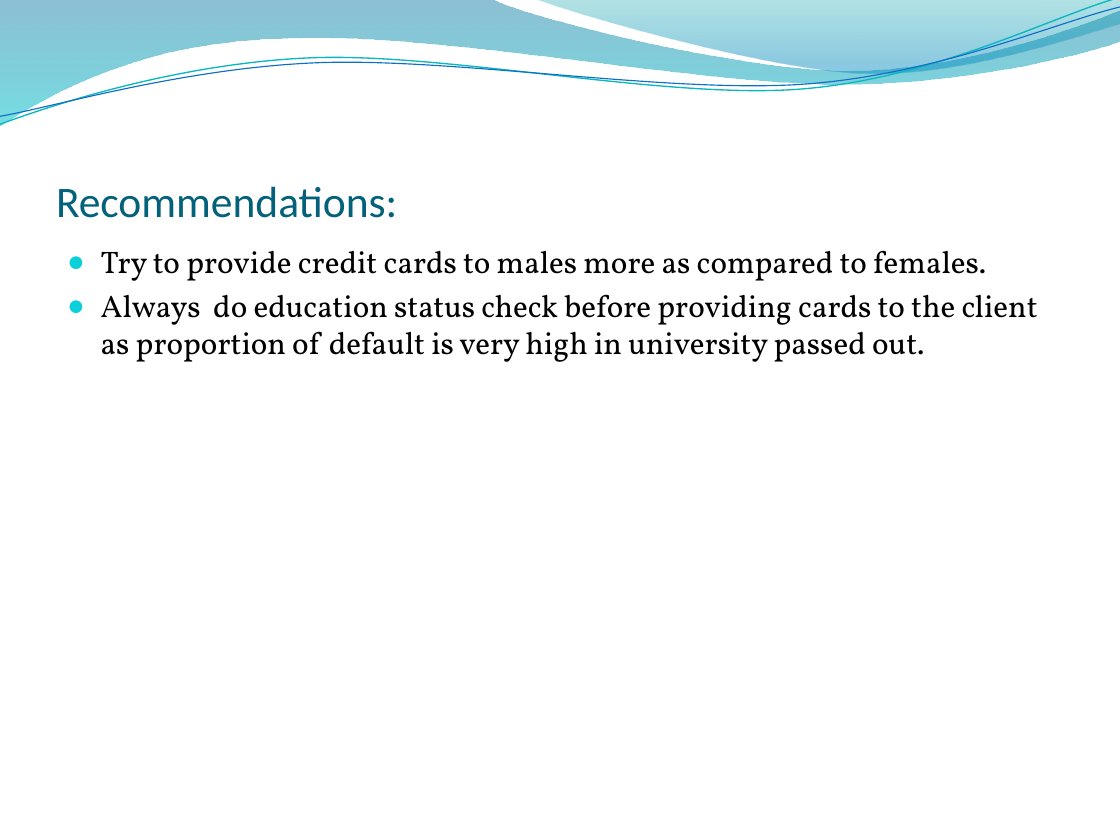
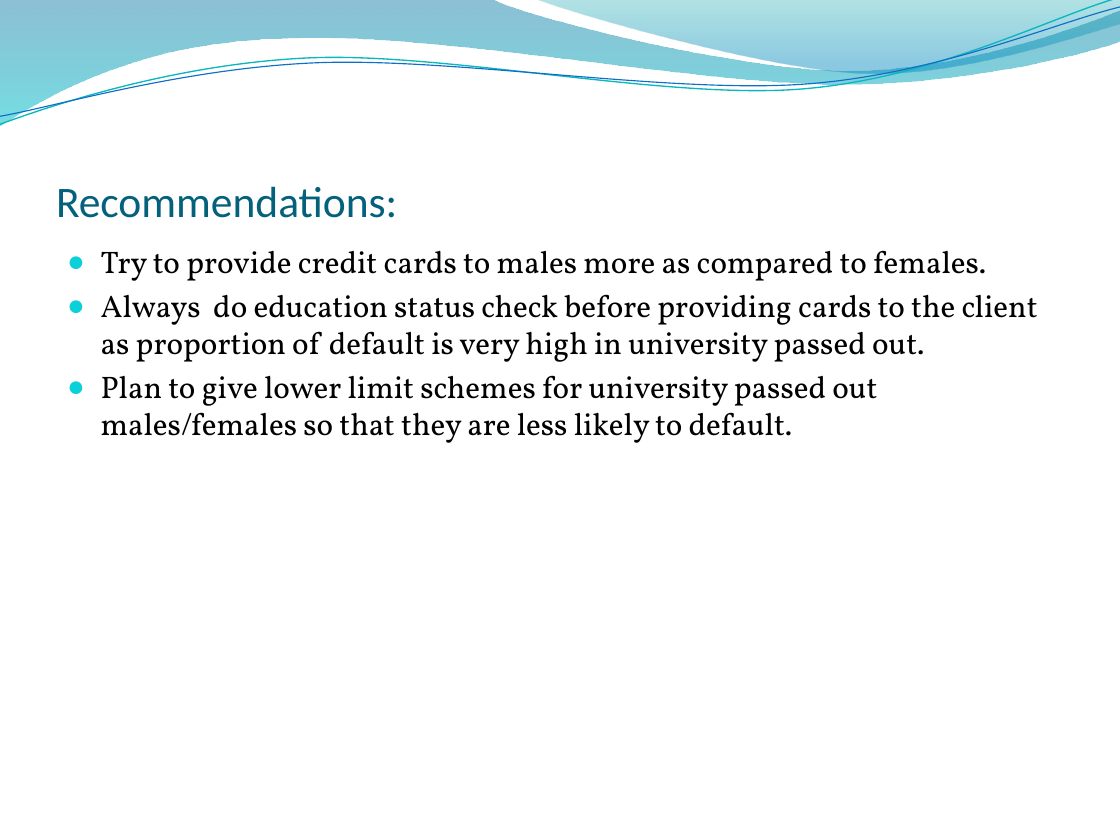
Before and after one commit to singh0021/DataScienceMasters, a slide deck: slide 9 of Capstone/Capstone Project.pptx. Drawn at 1120x840 pixels with LibreOffice and Linux fonts; fonts in the diff are those of the drawing; background and template pictures are left out. Boxes give left, top, right and bottom in pixels: in the first picture for what was removed or moved away, otherwise in the second. Text is boxed around its words. In the diff, an @@ line names an element or a change of style, - is before the commit and + after.

```diff
--- a/Capstone/Capstone Project.pptx
+++ b/Capstone/Capstone Project.pptx
@@ text at [101,375,877,443]: paragraph added @@
+● Plan to give lower limit schemes for university passed out males/females so that they are less likely to default.
```
Also in this commit, not shown: 2 other slides changed, 3 slides added, 2 slides removed, 2 other files.
